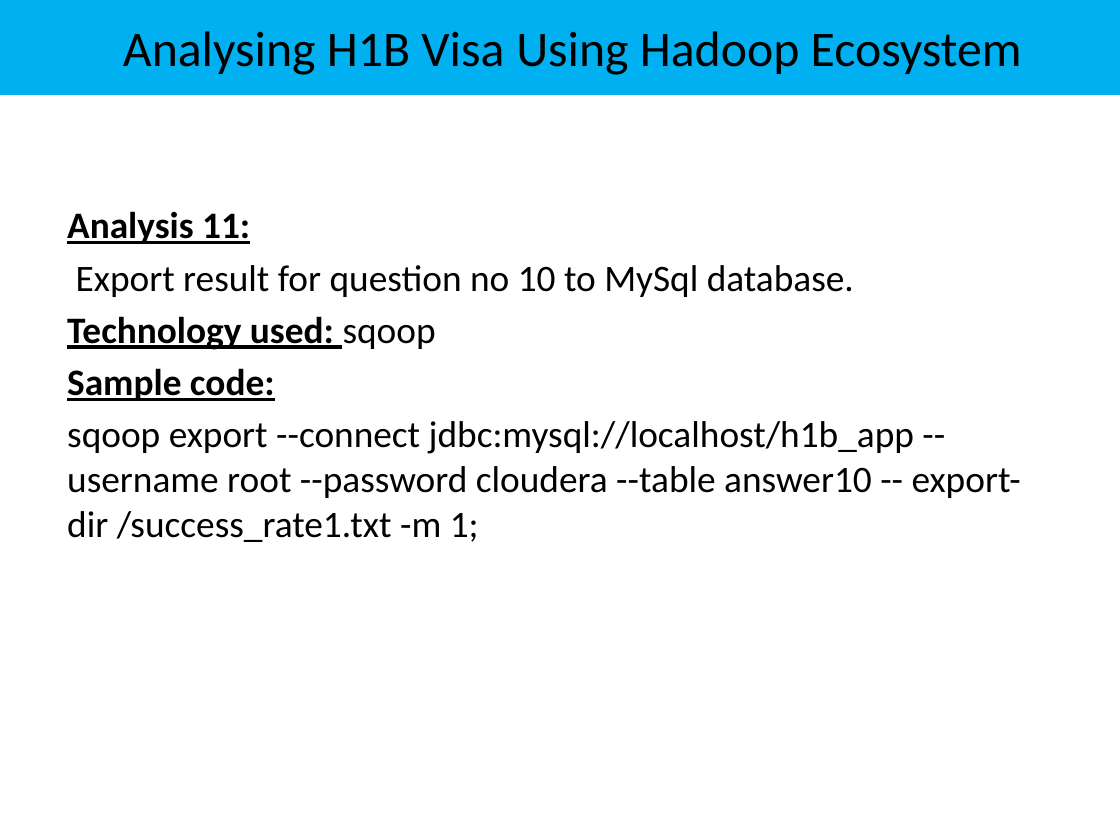
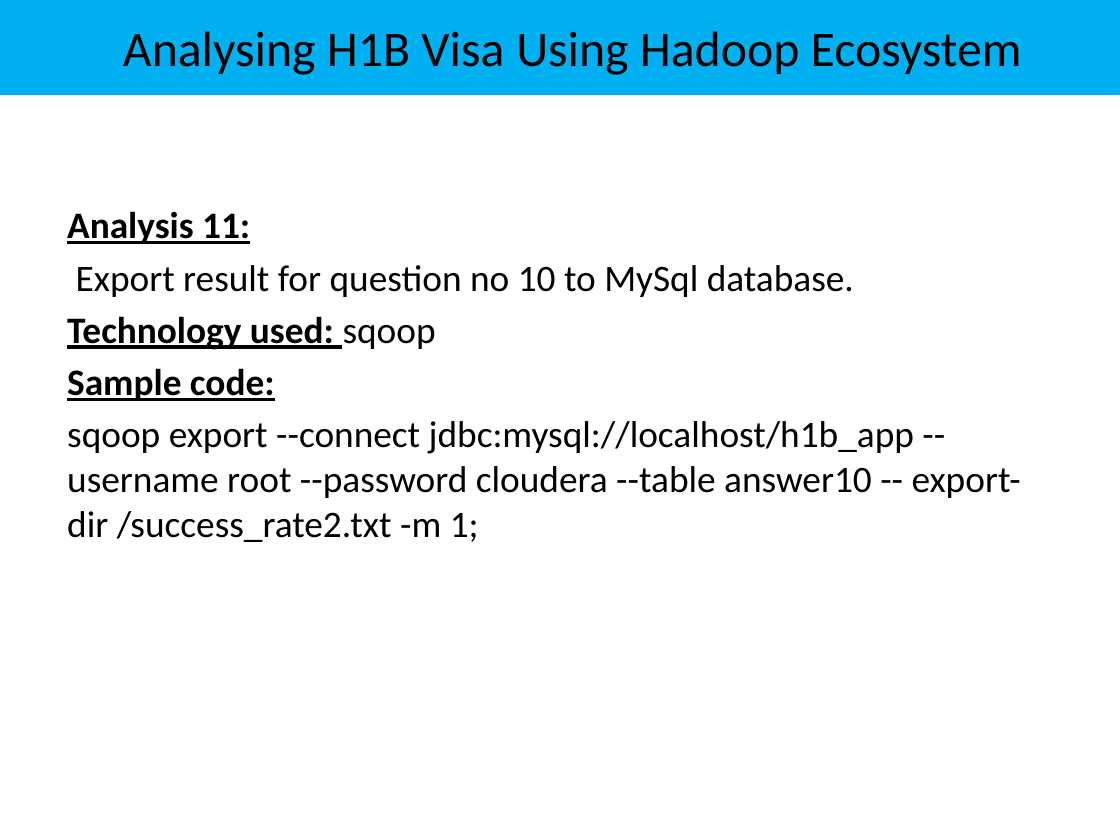
Before and after one commit to anittajoseph/BigData-Final-Project-H1B-Visa-Data-Analysis, a slide deck: slide 25 of Analyzing H1b visa data using Hadoop Ecosystem.pptx. Drawn at 1120x840 pixels with LibreOffice and Linux fonts; fonts in the diff are those of the drawing. Boxes give left, top, right and bottom in pixels: in the first picture for what was removed or moved away, otherwise in the second. Text is boxed around its words. In the diff, an @@ line names an element or a change of style, - is before the commit and + after.

```diff
--- a/Analyzing H1b visa data using Hadoop Ecosystem.pptx
+++ b/Analyzing H1b visa data using Hadoop Ecosystem.pptx
@@ text at (67, 421, 1021, 542): text changed @@
-sqoop export --connect jdbc:mysql://localhost/h1b_app --username root --password cloudera --table answer10 -- export-dir /success_rate1.txt -m 1;
+sqoop export --connect jdbc:mysql://localhost/h1b_app --username root --password cloudera --table answer10 -- export-dir /success_rate2.txt -m 1;
```
Also in this commit, not shown: 4 other slides changed, 2 slides removed, 1 other file.
